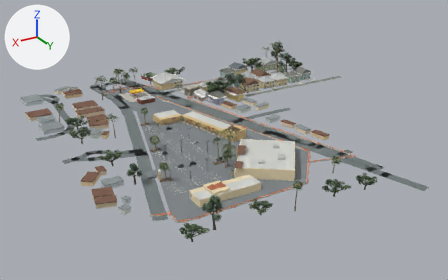
Two versions of the glTF model dist/assets/plaza.glb, one commit apart.
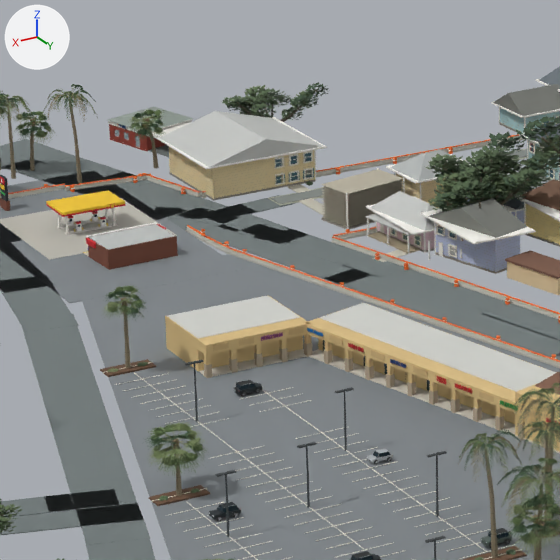
Each version is shown whole from a 50 mm lens placed at (-151.0, -1086.0, 189.0), pointed at (-390.0, -1484.0, -10.0), then close up on the part from 27% to 52% of the width and 18% to 58% of the height. Arrows for +X, +Y and +Z are at upper left; the lights stay in place. The older version's two pictures come first. Where no turn or scale is listed for an object, it has been applied to the vertices. Vertices at exactly the same position are counted once.

Names of what the first close-up shows: 'architecture', 'foliage', 'glass', 'ground', 'roof', 'wood'.
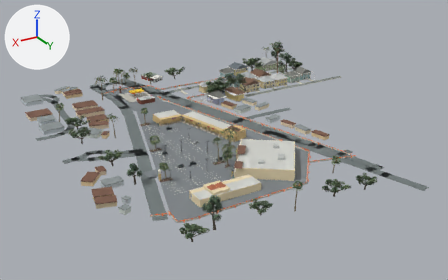
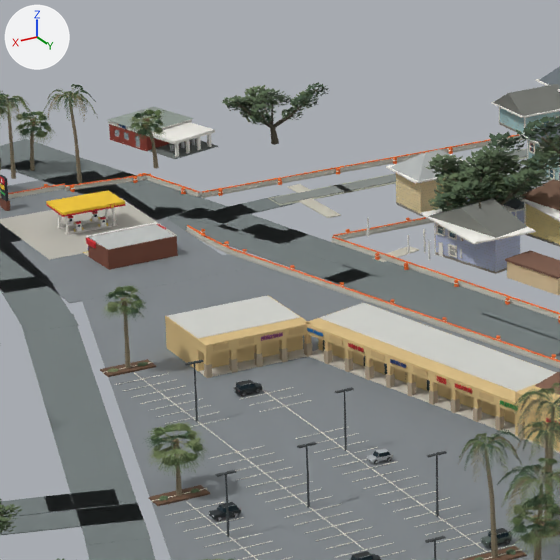
Edits to the bpy script that builds the scene:
```text
Change me_mesh_0:
    used by ob_architecture; location = (-395.2, -1507.6, 6.3)
    remove me_mesh_0.from_pydata(...)  # 77155 vertices, 148940 faces; spans x -139.0..139.0, y -138.0..138.0, z -6.0..6.0
    add me_mesh_0.from_pydata(...)  # 76411 vertices, 147824 faces; spans x -139.0..139.0, y -138.0..138.0, z -6.0..6.0
    me_mesh_0 part 1: 90 loose pieces with 720 vertices, spanning x -21.0..9.0, y -108.0..-40.0, z -6.0..1.0, are deleted
    me_mesh_0 part 2: 24 vertices removed from x -23.0..-11.0, y -68.0..-41.0, z -6.0..1.0
Change me_mesh_1:
    used by ob_roof; location = (-394.3, -1513.6, 7.9)
    remove me_mesh_1.from_pydata(...)  # 432 vertices, 584 faces; spans x -139.0..139.0, y -133.0..133.0, z -5.0..5.0
    add me_mesh_1.from_pydata(...)  # 412 vertices, 560 faces; spans x -139.0..139.0, y -133.0..133.0, z -5.0..5.0
    me_mesh_1 part 3: the loose piece of 8 vertices spanning x -14.0..-9.0, y -49.0..-35.0, z -4.0 is deleted
    me_mesh_1 part 4: the loose piece of 6 vertices spanning x -18.0..8.0, y -102.0..-80.0, z -1.0..3.0 is deleted
    me_mesh_1 part 5: the loose piece of 6 vertices spanning x -22.0..-11.0, y -52.0..-34.0, z -3.0..0.0 is deleted
Change me_mesh_2:
    used by ob_glass; location = (-421.3, -1495.4, 3.3)
    remove me_mesh_2.from_pydata(...)  # 2772 vertices, 4236 faces; spans x -110.0..110.0, y -104.0..104.0, z -3.0..3.0
    add me_mesh_2.from_pydata(...)  # 2584 vertices, 3932 faces; spans x -110.0..110.0, y -104.0..104.0, z -3.0..3.0
    me_mesh_2 part 6: 18 loose pieces with 188 vertices, spanning x 11.0..19.0, y -100.0..-54.0, z -2.0..3.0, are deleted
Change me_mesh_6:
    used by ob_wood; location = (-404.5, -1491.3, 18.7)
    remove me_mesh_6.from_pydata(...)  # 49604 vertices, 82741 faces; spans x -131.0..131.0, y -149.0..149.0, z -19.0..19.0
    add me_mesh_6.from_pydata(...)  # 49260 vertices, 82129 faces; spans x -131.0..131.0, y -149.0..149.0, z -19.0..19.0
    me_mesh_6 part 7: 26 loose pieces with 344 vertices, spanning x -6.0..2.0, y -104.0..-58.0, z -18.0..-12.0, are deleted
```

Pixel boxes (x1, y1, x2, y2) of what changed, in the close-ups (560 x 560 px):
part 1 of me_mesh_0, deleted
    before: (156, 117, 434, 250)
part 2 of me_mesh_0, deleted (mostly hidden)
    before: (377, 173, 463, 253)
part 3 of me_mesh_1, deleted
    before: (366, 214, 412, 236)
part 4 of me_mesh_1, deleted
    before: (160, 111, 323, 167)
part 5 of me_mesh_1, deleted
    before: (370, 191, 437, 231)
part 6 of me_mesh_2, deleted
    before: (275, 153, 420, 245)
part 7 of me_mesh_6, deleted
    before: (276, 152, 420, 253)
